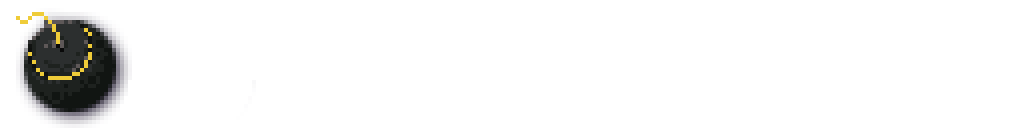
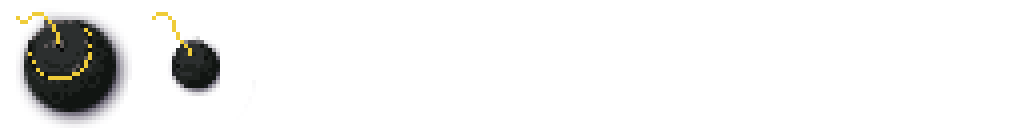
The second (1024, 128) image is a revision of the first. Changes to its layers:
added layer "Layer 1" above "Layer 0" over [152, 12, 220, 96]
painted on "Layer 0" over [152, 12, 220, 96]
